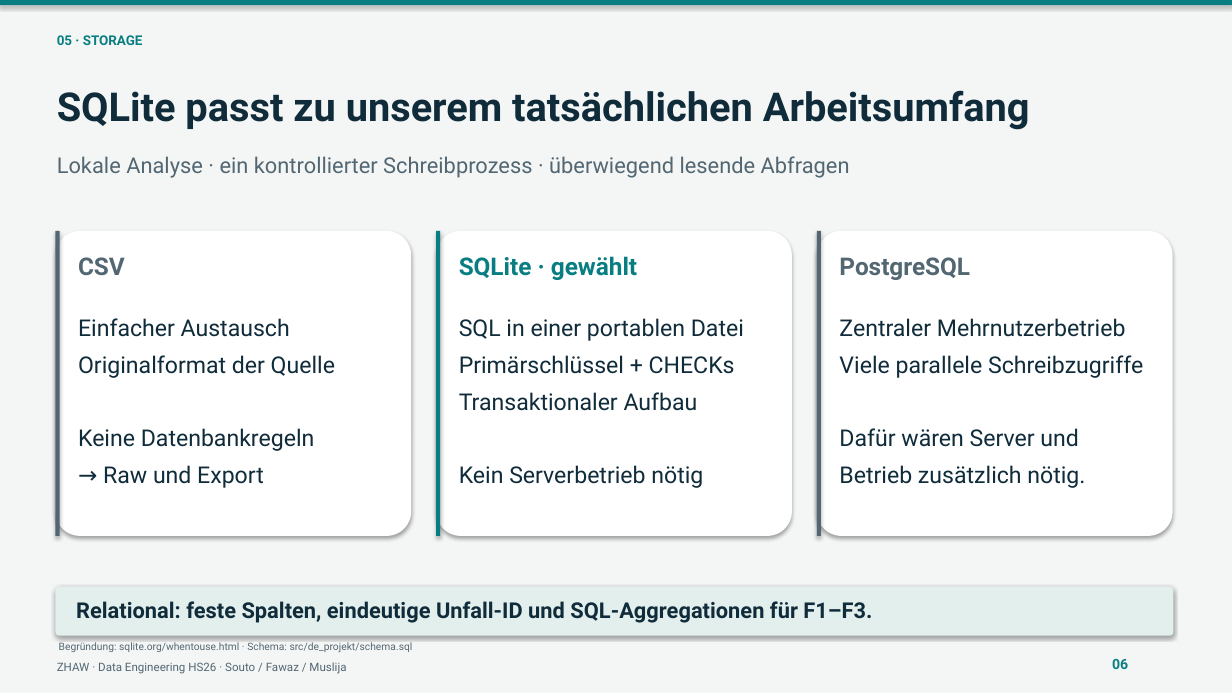
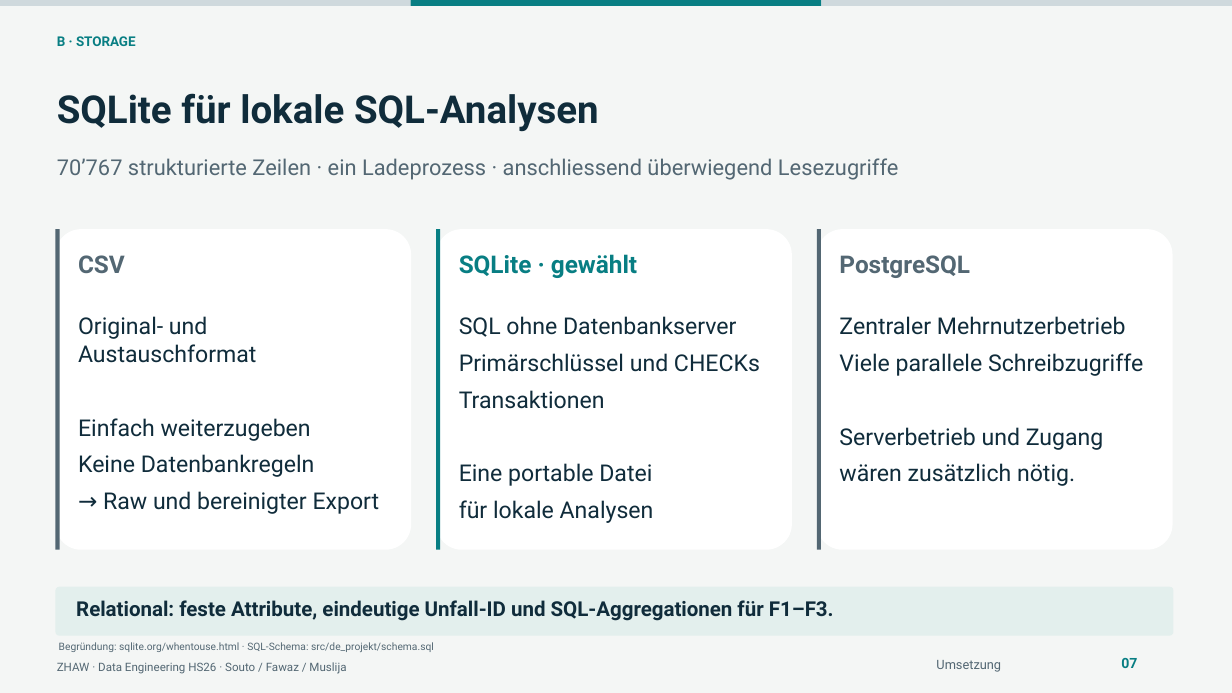
Before and after one commit to soutorub/de_projektarbeit_hs_2026_zhaw, a slide deck: slide 7 of presentations/teil1_verkehrsunfaelle_zuerich.pptx (slide 6 before the commit). Drawn at 1232x693 pixels with LibreOffice and Linux fonts; fonts in the diff are those of the drawing. Boxes give left, top, right and bottom in pixels: in the first picture for what was removed or moved away, otherwise in the second. Text is boxed around its words. In the diff, an @@ line names an element or a change of style, - is before the commit and + after.

```diff
--- a/presentations/teil1_verkehrsunfaelle_zuerich.pptx
+++ b/presentations/teil1_verkehrsunfaelle_zuerich.pptx
@@ rectangle added at bbox=[0, 0, 411, 6], fill #CFD9DD @@
@@ shadow off in 8 elements at bbox=[55, 587, 1174, 636], bbox=[55, 229, 411, 550], bbox=[436, 229, 792, 550], bbox=[817, 229, 1173, 550], bbox=[55, 229, 59, 550], bbox=[436, 229, 440, 550], bbox=[817, 229, 821, 550], bbox=[411, 0, 823, 6] @@
@@ rectangle: place and size @@
-rectangle at bbox=[0, 0, 1232, 6]
+rectangle at bbox=[411, 0, 823, 6]
@@ rectangle added at bbox=[822, 0, 1232, 6], fill #CFD9DD @@
@@ text at bbox=[57, 36, 136, 46]: text changed @@
-05 · STORAGE
+B · STORAGE
@@ text at bbox=[57, 93, 599, 132]: text changed; size 31 to 30 pt @@
-SQLite passt zu unserem tatsächlichen Arbeitsumfang
+SQLite für lokale SQL-Analysen
@@ text at bbox=[57, 158, 899, 180]: text changed @@
-Lokale Analyse · ein kontrollierter Schreibprozess · überwiegend lesende Abfragen
+70’767 strukturierte Zeilen · ein Ladeprozess · anschliessend überwiegend Lesezugriffe
@@ rounded rectangle: place and size @@
-rounded rectangle at bbox=[55, 231, 411, 536]
+rounded rectangle at bbox=[55, 229, 411, 550]
@@ rectangle: place and size @@
-rectangle at bbox=[55, 231, 59, 536]
+rectangle at bbox=[55, 229, 59, 550]
@@ rounded rectangle: place and size @@
-rounded rectangle at bbox=[436, 231, 792, 536]
+rounded rectangle at bbox=[436, 229, 792, 550]
@@ rectangle: place and size @@
-rectangle at bbox=[436, 231, 440, 536]
+rectangle at bbox=[436, 229, 440, 550]
@@ rounded rectangle: place and size @@
-rounded rectangle at bbox=[817, 231, 1173, 536]
+rounded rectangle at bbox=[817, 229, 1173, 550]
@@ rectangle: place and size @@
-rectangle at bbox=[817, 231, 821, 536]
+rectangle at bbox=[817, 229, 821, 550]
@@ text at bbox=[78, 316, 311, 441]: text changed @@
-Einfacher Austausch
-Originalformat der Quelle
+Original- und Austauschformat
+Einfach weiterzugeben
@@ text at bbox=[459, 316, 760, 523]: text changed @@
-SQL in einer portablen Datei
-Primärschlüssel + CHECKs
-Transaktionaler Aufbau
-Kein Serverbetrieb nötig
+SQL ohne Datenbankserver
+Primärschlüssel und CHECKs
+Transaktionen
+Eine portable Datei
+für lokale Analysen
@@ text at bbox=[839, 427, 1104, 486]: text changed @@
-Dafür wären Server und
-Betrieb zusätzlich nötig.
+Serverbetrieb und Zugang
+wären zusätzlich nötig.
@@ text at bbox=[103, 491, 380, 514]: text changed @@
-→ Raw und Export
+→ Raw und bereinigter Export
@@ text at bbox=[76, 600, 834, 621]: text changed; size 17 to 16 pt @@
-Relational: feste Spalten, eindeutige Unfall-ID und SQL-Aggregationen für F1–F3.
+Relational: feste Attribute, eindeutige Unfall-ID und SQL-Aggregationen für F1–F3.
@@ text at bbox=[59, 642, 434, 652]: text changed @@
-Begründung: sqlite.org/whentouse.html · Schema: src/de_projekt/schema.sql
+Begründung: sqlite.org/whentouse.html · SQL-Schema: src/de_projekt/schema.sql
@@ text removed at bbox=[1112, 659, 1128, 669] @@
-06
@@ text added at bbox=[1121, 658, 1137, 668], 11 pt, text #087E83, bold @@
+07
@@ text added at bbox=[936, 660, 1001, 672], 10 pt, text #536773 @@
+Umsetzung
```
Also in this commit, not shown: 11 other slides changed, 7 slides added, 6 slides removed, 8 other files.
